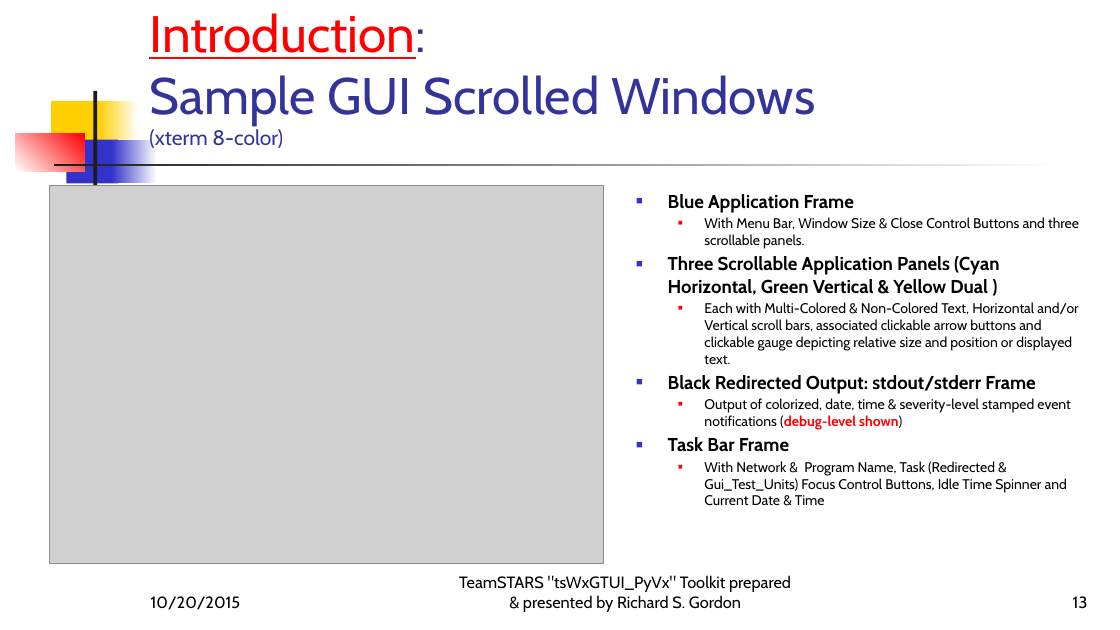
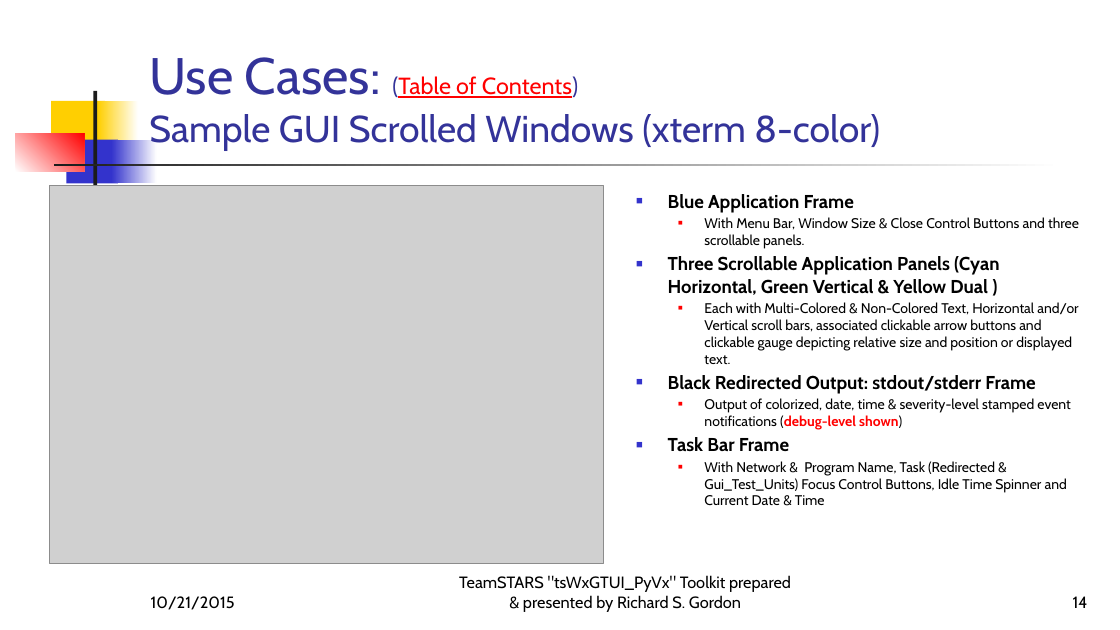
Before and after one commit to rigordo959/tsWxGTUI_PyVx_Repository, a slide deck: slide 14 of Notebooks/EngineeringNotebook/MS-PowerPoint-Files/tsWxGTUI_PyVx.pptx (slide 13 before the commit). Drawn at 1120x630 pixels with LibreOffice and Linux fonts; fonts in the diff are those of the drawing; grey boxes stand for pictures. Boxes give left, top, right and bottom in pixels: in the first picture for what was removed or moved away, otherwise in the second. Text is boxed around its words. In the diff, an @@ line names an element or a change of style, - is before the commit and + after.

```diff
--- a/Notebooks/EngineeringNotebook/MS-PowerPoint-Files/tsWxGTUI_PyVx.pptx
+++ b/Notebooks/EngineeringNotebook/MS-PowerPoint-Files/tsWxGTUI_PyVx.pptx
@@ title at (149, 57, 880, 150): text changed; size 44 to 32 pt @@
-Introduction:
-Sample GUI Scrolled Windows
-(xterm 8-color)
+Use Cases: (Table of Contents)
+Sample GUI Scrolled Windows (xterm 8-color)
@@ text at (151, 596, 235, 610): text changed @@
-10/20/2015
+10/21/2015
@@ page number at (1073, 596, 1088, 608): text changed @@
-13
+14
```
Also in this commit, not shown: 57 other slides changed, 1 slide added, 4 slides removed.
